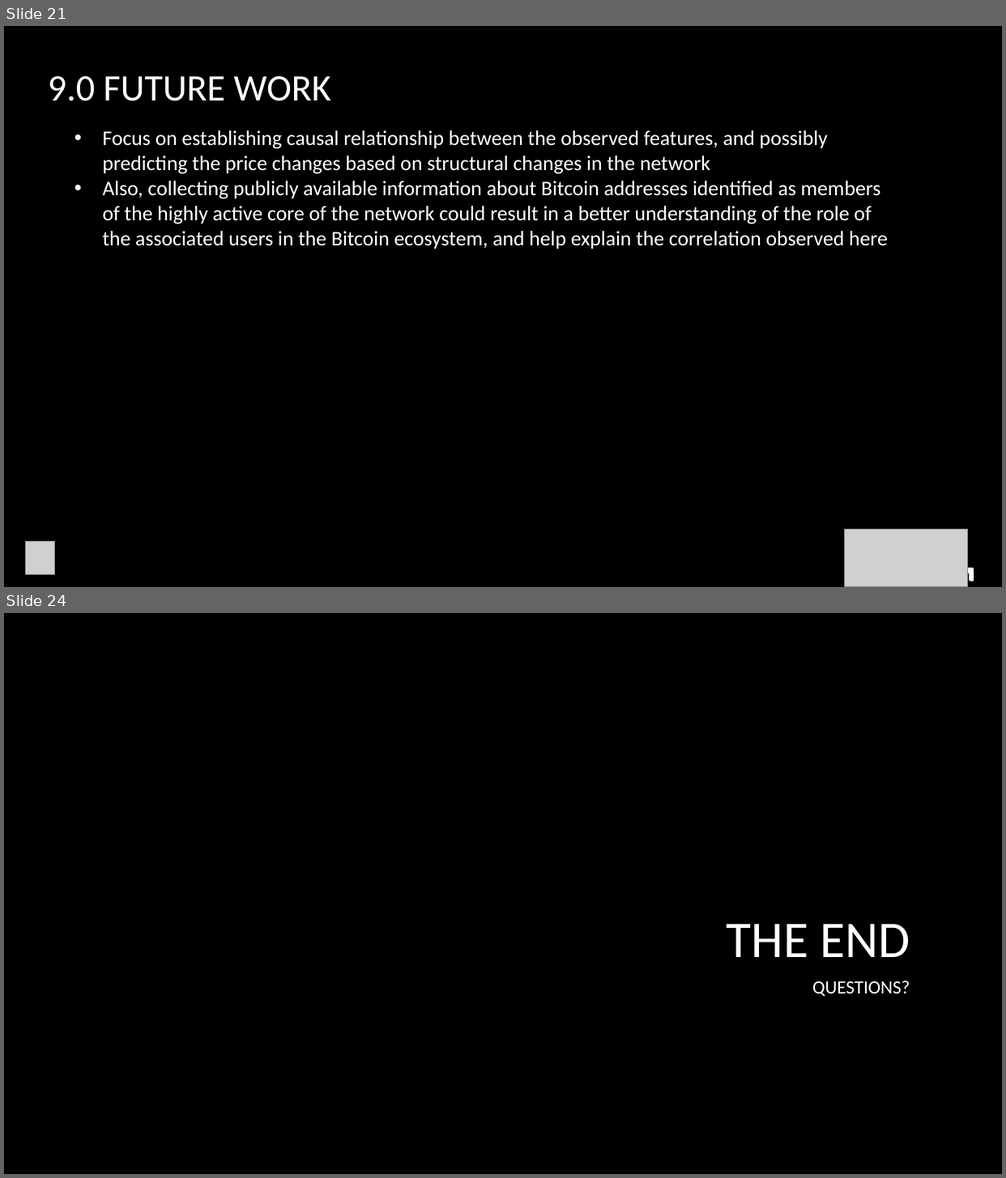
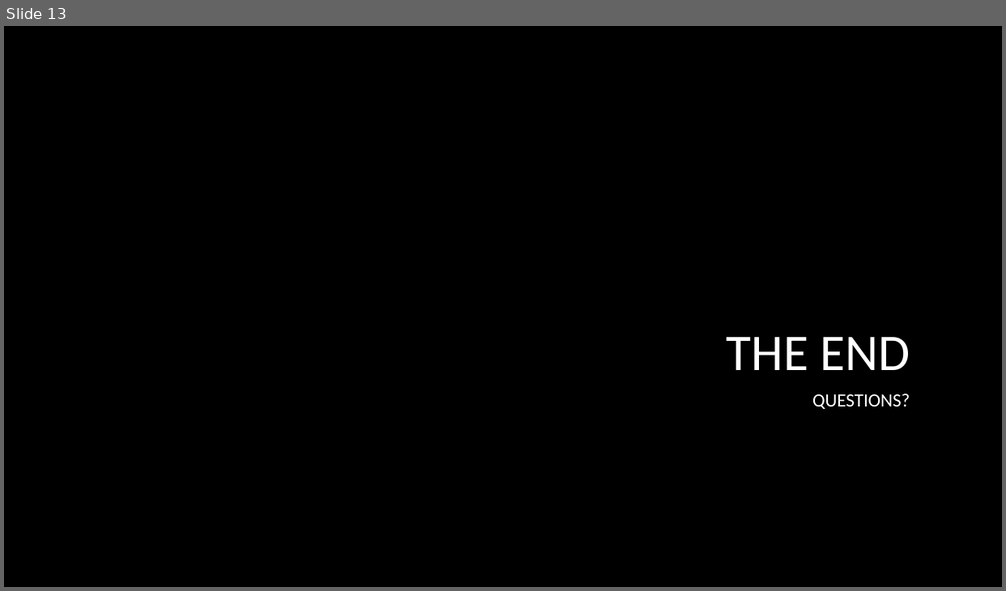
Before and after one commit to sanjifr3/data-analytics, a slide deck: project/ethereum/presentation/Paper Presentation.pptx. Shown one above the other, each under a label of ours: slides 21 and 24 before the commit, slide 13 after it; the slides between them are not shown. The pictures are 1006x1178 and 1006x591 pixels, drawn with LibreOffice and Linux fonts; fonts in the diff are those of the drawing; grey boxes stand for pictures; background and template pictures are left out. Boxes give left, top, right and bottom in pixels: in the first picture for what was removed or moved away, otherwise in the second. Text is boxed around its words. In the diff, an @@ line names an element or a change of style, - is before the commit and + after.

```diff
--- a/project/ethereum/presentation/Paper Presentation.pptx
+++ b/project/ethereum/presentation/Paper Presentation.pptx
@@ slide 21 removed at (x1=4, y1=26, x2=1002, y2=587), background picture (left out) @@
@@ title removed at (x1=48, y1=76, x2=331, y2=101) @@
-9.0 FUTURE WORK
@@ text removed at (x1=103, y1=130, x2=888, y2=249) @@
-• Focus on establishing causal relationship between the observed features, and possibly predicting the price changes based on structural changes in the network
-• Also, collecting publicly available information about Bitcoin addresses identified as members of the highly active core of the network could result in a better understanding of the role of the associated users in the Bitcoin ecosystem, and help explain the correlation observed here
@@ picture removed at (x1=845, y1=530, x2=968, y2=587) @@
@@ picture removed at (x1=26, y1=542, x2=56, y2=575) @@
@@ text removed at (x1=60, y1=544, x2=701, y2=574) @@
-http://cpsc.ualr.edu/srini/DM/chapters/review5.3.html
@@ rectangle removed at (x1=934, y1=569, x2=974, y2=582) @@
@@ page number removed at (x1=958, y1=571, x2=971, y2=586) @@
-21
@@ what was slide 24 is now slide 13 @@
```
Also in this commit, not shown: 9 slides changed, 1 slide added, 10 other slides removed, 3 other files.
